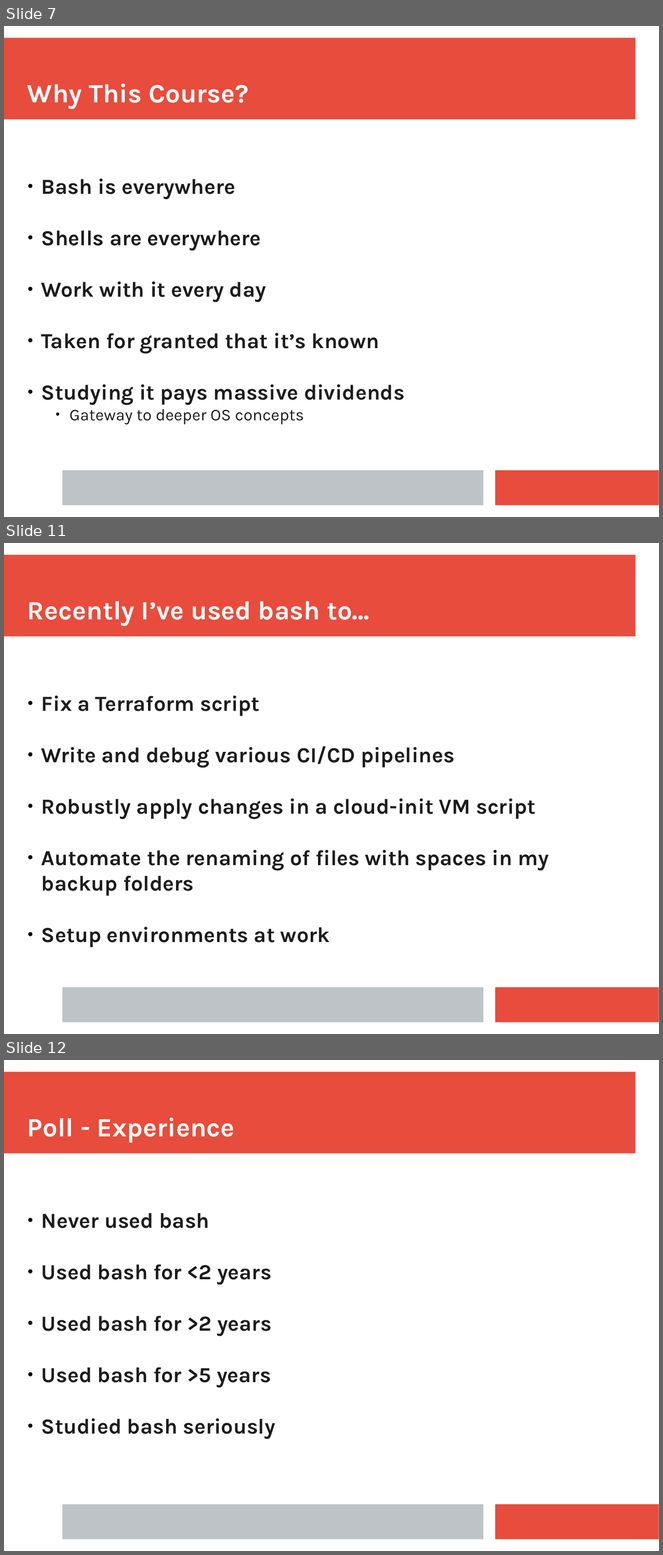
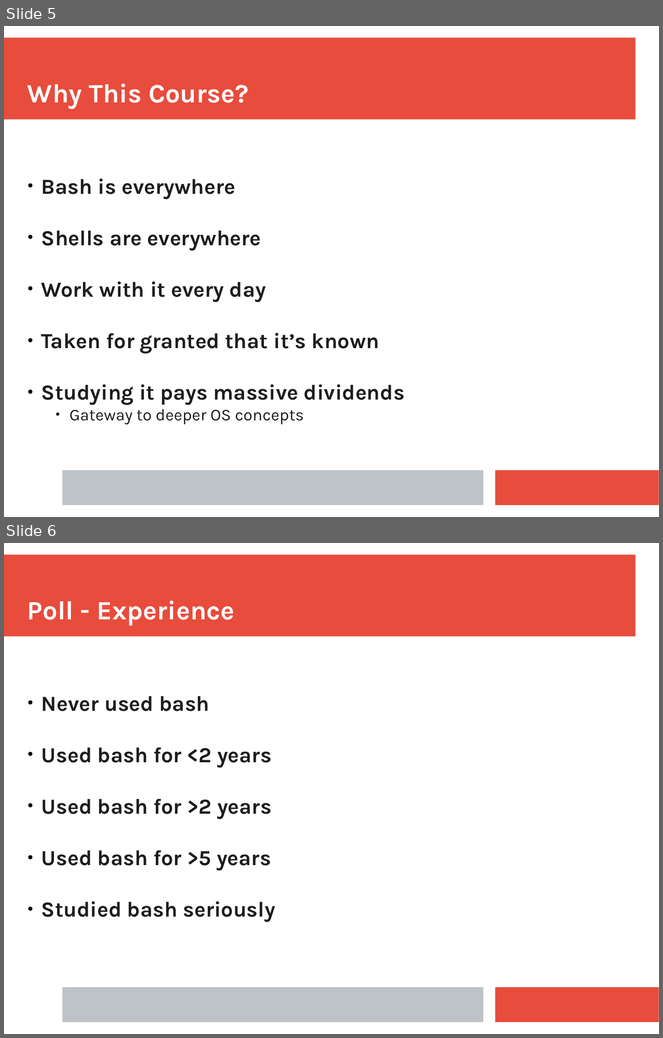
Before and after one commit to ianmiell/bash-next-steps, a slide deck: slides/bash_next_steps.pptx. Shown one above the other, each under a label of ours: slides 7, 11 and 12 before the commit, slides 5 and 6 after it; the slides between them are not shown. The pictures are 663x1555 and 663x1038 pixels, drawn with LibreOffice and Linux fonts; fonts in the diff are those of the drawing. Boxes give left, top, right and bottom in pixels: in the first picture for what was removed or moved away, otherwise in the second. Text is boxed around its words. In the diff, an @@ line names an element or a change of style, - is before the commit and + after.

```diff
--- a/slides/bash_next_steps.pptx
+++ b/slides/bash_next_steps.pptx
@@ slide 11 removed at bbox=[4, 543, 659, 1034], background #FFFFFF; not listed: 3 template elements that a slide beside it also shows @@
@@ text removed at bbox=[27, 601, 370, 626] @@
-Recently I’ve used bash to…
@@ text removed at bbox=[41, 695, 549, 948] @@
-● Fix a Terraform script
-● Write and debug various CI/CD pipelines
-● Robustly apply changes in a cloud-init VM script
-● Automate the renaming of files with spaces in my backup folders
-● Setup environments at work
@@ what was slide 7 is now slide 5 @@
@@ what was slide 12 is now slide 6 @@
```
Also in this commit, not shown: 2 slides changed, 5 other slides removed, 1 other file.
